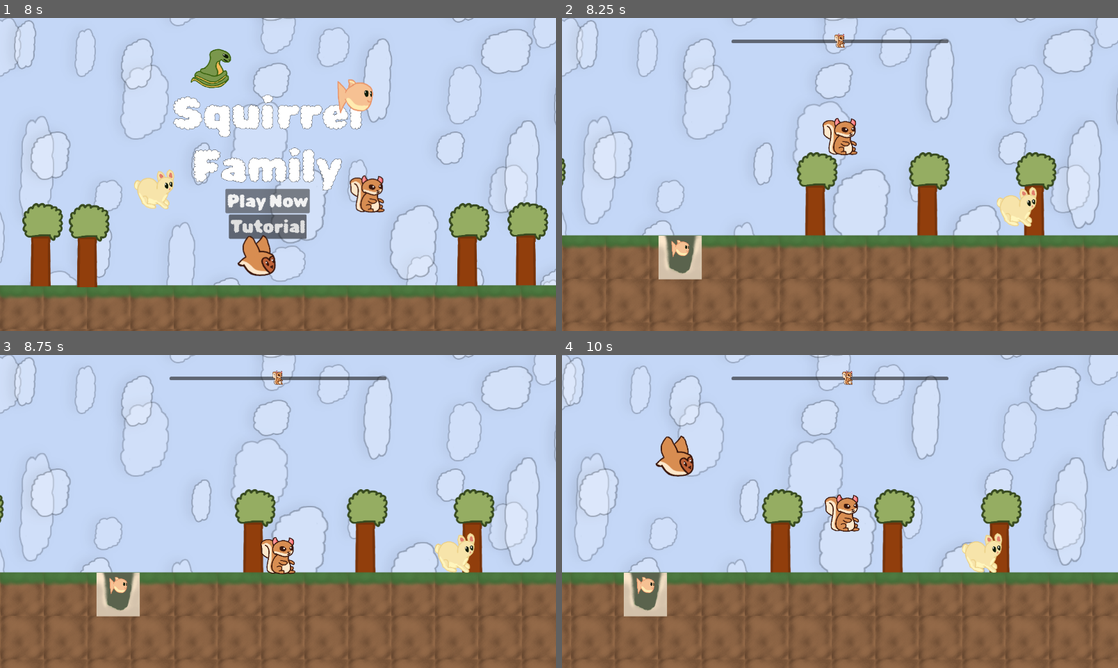
Above: before the commit, frames 1-4 (two rows, left to right).
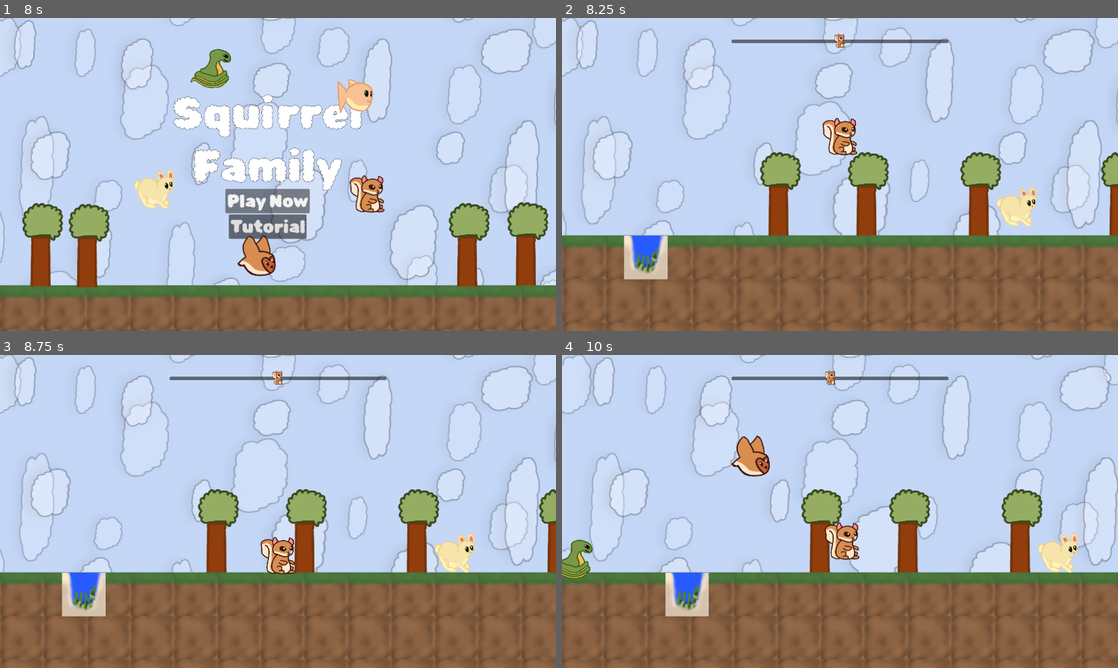
Above: after the commit, the same moments.

Repository: CamComDuck/SquirrelFamily
Game: Godot game, scene res://title/title.tscn
Two runs of this game, one before a commit and one after it. Both use one fixed random seed, a clock stepped at 60 frames per second and the inputs below.
Inputs:
- Up to frame 1 (8 s): click "Play Now" at 0.5 s; hold D (move_right) 1.28-2.78 s; tap Space (action) every 0.75 s from 1.35 to 6.6 s; tap W (jump) at 1.52, 2.27, 3.77, 4.52, 5.27, 6.77 s; hold A (move_left) 2.78-3.53 s; hold D (move_right) 3.53-5.03 s; tap Enter at 4.25 s; hold A (move_left) 5.03-5.78 s; hold D (move_right) 5.78-6.53 s; hold A (move_left) 6.53-7.25 s; click "Main Menu" at 7.25 s
- Up to frame 2 (8.25 s): click "Play Now" at 8 s
- Up to frame 3 (8.75 s): no input
- Up to frame 4 (10 s): hold A (move_left) 8.78-9.53 s; tap Space (action) at 8.85, 9.6 s; tap W (jump) at 9.02, 9.77 s; hold D (move_right) from 9.53 s (still down)

Frame 1 is identical in both runs. In frame 2, 9.7% of the frame differs, in the area x 0-100%, y 42-84%; in frame 3, 9.7%; in frame 4, 19%, in the area x 0-100%, y 0-100%.

Commit message:
Fix spawn logic to ensure all items spawn correctly and remove unneeded assets

Diff:
--- a/project/audio_manager/audio_manager.gd
+++ b/project/audio_manager/audio_manager.gd
@@ -14,6 +14,3 @@
 
 func play_menu_select() -> void:
 	$MenuSelect.play()
-
-func play_owl_hoot() -> void:
-	$OwlHoot.play()
--- a/project/audio_manager/audio_manager.tscn
+++ b/project/audio_manager/audio_manager.tscn
@@ -6,7 +6,6 @@
 [ext_resource type="AudioStream" uid="uid://bcfkckxugrfty" path="res://audio_manager/death_snake.wav" id="4_y80yh"]
 [ext_resource type="AudioStream" uid="uid://bxtifnute484w" path="res://audio_manager/jump.wav" id="5_d0q15"]
 [ext_resource type="AudioStream" uid="uid://b4s4yhc5k5hhb" path="res://audio_manager/menu_select.wav" id="6_2q571"]
-[ext_resource type="AudioStream" uid="uid://bgow2ixaknvwg" path="res://audio_manager/owl_hoot.wav" id="7_tv0td"]
 
 [node name="AudioManager" type="Node2D"]
 script = ExtResource("1_it3h1")
@@ -25,6 +24,3 @@
 
 [node name="MenuSelect" type="AudioStreamPlayer" parent="."]
 stream = ExtResource("6_2q571")
-
-[node name="OwlHoot" type="AudioStreamPlayer" parent="."]
-stream = ExtResource("7_tv0td")
--- a/project/boundary/boundary.tscn
+++ b/project/boundary/boundary.tscn
@@ -1,6 +1,6 @@
 [gd_scene load_steps=3 format=3 uid="uid://clf6quit13oq7"]
 
-[ext_resource type="Texture2D" uid="uid://dm1gq15mellvd" path="res://level/floor.png" id="1_86tee"]
+[ext_resource type="Texture2D" uid="uid://dm1gq15mellvd" path="res://boundary/boundary.png" id="1_86tee"]
 
 [sub_resource type="RectangleShape2D" id="RectangleShape2D_n35uy"]
 size = Vector2(100.133, 99)
--- a/project/level/level.gd
+++ b/project/level/level.gd
@@ -25,10 +25,15 @@
 
 	var snake_rock_first := -1
 	var pond_first := -1
+	var total_spawns := 15
 
-	for i in 11:
+	for i in total_spawns:
 
-		if picked.size() < 4:
+		if picked.size() < 4 and i > total_spawns - 4:
+			item = randi_range(1, 4)
+			while picked.has(item):
+				item = randi_range(1, 4)
+		elif picked.size() < 4:
 			item = randi_range(0, 4)
 			while picked.has(item) or ((item == 1 or item == 4) and (snake_rock_first != -1 and (snake_rock_first + 6 > i))) or ((item == 2 or item == 3) and (pond_first != -1 and (pond_first + 6 > i))):
 				item = randi_range(0, 4)
@@ -81,7 +86,7 @@
 
 
 func _physics_process(_delta: float) -> void:
-	camera_2d.position.x = clampf(squirrel.position.x, -465, 1750)
+	camera_2d.position.x = clampf(squirrel.position.x, -455, 1750)
 
 	screen_scroll_bar.value = camera_2d.position.x
 	screen_scroll_bar.position.x = camera_2d.position.x - (screen_scroll_bar.size.x / 2)
--- a/project/owl/owl.gd
+++ b/project/owl/owl.gd
@@ -75,7 +75,6 @@
 		_moving_left = false
 
 
-
 func _on_hunt_timer_timeout() -> void:
 	_is_hunting = false
 	_is_diving = true
--- a/project/project.godot
+++ b/project/project.godot
@@ -10,7 +10,7 @@
 
 [application]
 
-config/name="ludum_dare"
+config/name="squirrel_family"
 run/main_scene="res://title/title.tscn"
 config/features=PackedStringArray("4.3", "Forward Plus")
 config/icon="res://squirrel/squirrel.png"
--- a/project/rabbit/rabbit.gd
+++ b/project/rabbit/rabbit.gd
@@ -64,6 +64,7 @@
 		if (collision == "Rock" or collision == "PondClean" or collision == "PondDirty") and is_on_floor():
 			velocity.y = JUMP_VELOCITY
 
+
 func _on_move_timer_timeout() -> void:
 	move_timer.wait_time = randf_range(1, 3)
 	_direction = randi_range(-1, 1)
--- a/project/squirrel/squirrel.gd
+++ b/project/squirrel/squirrel.gd
@@ -88,7 +88,6 @@
 	# HANDLE COLLISIONS
 	for i in shape_cast_2d.get_collision_count():
 
-
 		if shape_cast_2d.get_collider(i).name == "Owl":
 
 			game_lost.emit()
@@ -112,6 +111,7 @@
 			if Input.is_action_just_pressed("action") and not _fish_in_clean_pond and _object_in_hand == "NONE":
 				_object_in_hand = "FISH"
 				fish.scale = Vector2(0.25, 0.25)
+
 			elif Input.is_action_just_pressed("action") and not _fish_in_clean_pond and _object_in_hand == "FISH":
 				_object_in_hand = "NONE"
 				fish.position = Vector2(pond_dirty.position.x, pond_dirty.position.y - 20.615)
@@ -124,6 +124,7 @@
 				_object_in_hand = "NONE"
 				fish.position = Vector2(pond_clean.position.x, pond_clean.position.y - 20.615)
 				fish.scale = Vector2(0.5, 0.5)
+
 			elif Input.is_action_just_pressed("action") and _fish_in_clean_pond and _object_in_hand == "NONE":
 				_fish_in_clean_pond = false
 				_object_in_hand = "FISH"
--- a/project/title/title.gd
+++ b/project/title/title.gd
@@ -1,13 +1,8 @@
 extends Node2D
-
 
 @onready var tutorial: VBoxContainer = $Tutorial
 @onready var color_rect: ColorRect = $ColorRect
 @onready var exit_tutorial_button: Button = $ExitTutorialButton
-
-func _ready() -> void:
-	get_window().size = Vector2i(948, 533)
-
 
 func _on_play_button_pressed() -> void:
 	AudioManager.play_menu_select()
--- a/project/title/title.tscn
+++ b/project/title/title.tscn
@@ -17,6 +17,41 @@
 [ext_resource type="PackedScene" uid="uid://0441mpdy11dr" path="res://background/parallax_background.tscn" id="15_2ombd"]
 [ext_resource type="PackedScene" uid="uid://bwe4xhstgimq2" path="res://tree/tree.tscn" id="16_mupim"]
 
+[sub_resource type="Animation" id="Animation_5f07n"]
+resource_name = "Owl"
+length = 5.0
+loop_mode = 1
+tracks/0/type = "value"
+tracks/0/imported = false
+tracks/0/enabled = true
+tracks/0/path = NodePath("Squirrel:position")
+tracks/0/interp = 1
+tracks/0/loop_wrap = true
+tracks/0/keys = {
+"times": PackedFloat32Array(0, 1, 2, 2.96667, 4, 5),
+"transitions": PackedFloat32Array(1, 1, 1, 1, 1, 1),
+"update": 0,
+"values": [Vector2(704, 562), Vector2(916, 333), Vector2(766, 104), Vector2(347, 122), Vector2(363, 519), Vector2(704, 562)]
+}
+
+[sub_resource type="Animation" id="Animation_05ftu"]
+length = 0.001
+tracks/0/type = "value"
+tracks/0/imported = false
+tracks/0/enabled = true
+tracks/0/path = NodePath("Squirrel:position")
+tracks/0/interp = 1
+tracks/0/loop_wrap = true
+tracks/0/keys = {
+"times": PackedFloat32Array(0),
+"transitions": PackedFloat32Array(1),
+"update": 0,
+"values": [Vector2(704, 562)]
+}
+
+[sub_resource type="Animation" id="Animation_ny57v"]
+resource_name = "owl"
+
 [sub_resource type="Animation" id="Animation_fb8cw"]
 resource_name = "squirrel"
 length = 5.0
@@ -81,41 +116,6 @@
 "update": 0,
 "values": [Vector2(916, 333), Vector2(766, 104), Vector2(347, 122), Vector2(363, 519), Vector2(704, 562), Vector2(916, 333)]
 }
-
-[sub_resource type="Animation" id="Animation_05ftu"]
-length = 0.001
-tracks/0/type = "value"
-tracks/0/imported = false
-tracks/0/enabled = true
-tracks/0/path = NodePath("Squirrel:position")
-tracks/0/interp = 1
-tracks/0/loop_wrap = true
-tracks/0/keys = {
-"times": PackedFloat32Array(0),
-"transitions": PackedFloat32Array(1),
-"update": 0,
-"values": [Vector2(704, 562)]
-}
-
-[sub_resource type="Animation" id="Animation_5f07n"]
-resource_name = "Owl"
-length = 5.0
-loop_mode = 1
-tracks/0/type = "value"
-tracks/0/imported = false
-tracks/0/enabled = true
-tracks/0/path = NodePath("Squirrel:position")
-tracks/0/interp = 1
-tracks/0/loop_wrap = true
-tracks/0/keys = {
-"times": PackedFloat32Array(0, 1, 2, 2.96667, 4, 5),
-"transitions": PackedFloat32Array(1, 1, 1, 1, 1, 1),
-"update": 0,
-"values": [Vector2(704, 562), Vector2(916, 333), Vector2(766, 104), Vector2(347, 122), Vector2(363, 519), Vector2(704, 562)]
-}
-
-[sub_resource type="Animation" id="Animation_ny57v"]
-resource_name = "owl"
 
 [sub_resource type="AnimationLibrary" id="AnimationLibrary_rs4ja"]
 _data = {
Not shown: 1 places in project/audio_manager/audio_manager.tscn that only renumber resources
Not shown, removed: project/audio_manager/owl_hoot.wav.import
Renamed: project/level/floor.png -> project/boundary/boundary.png
Not shown, changed: project/boundary/boundary.png.import
Not shown, changed: README.md
Not shown, removed: project/audio_manager/owl_hoot.wav
